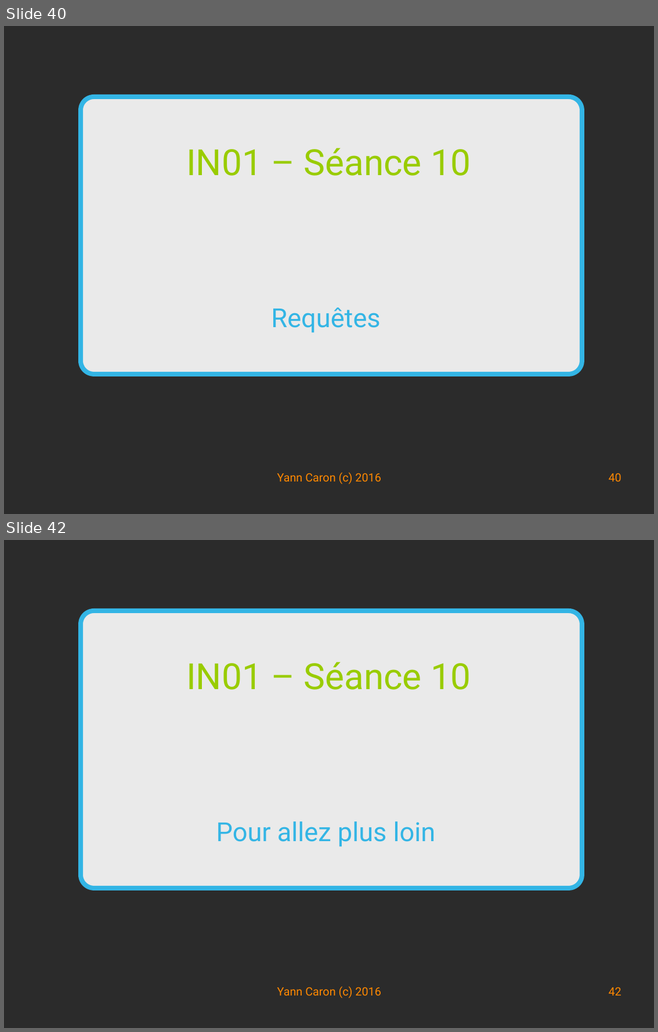
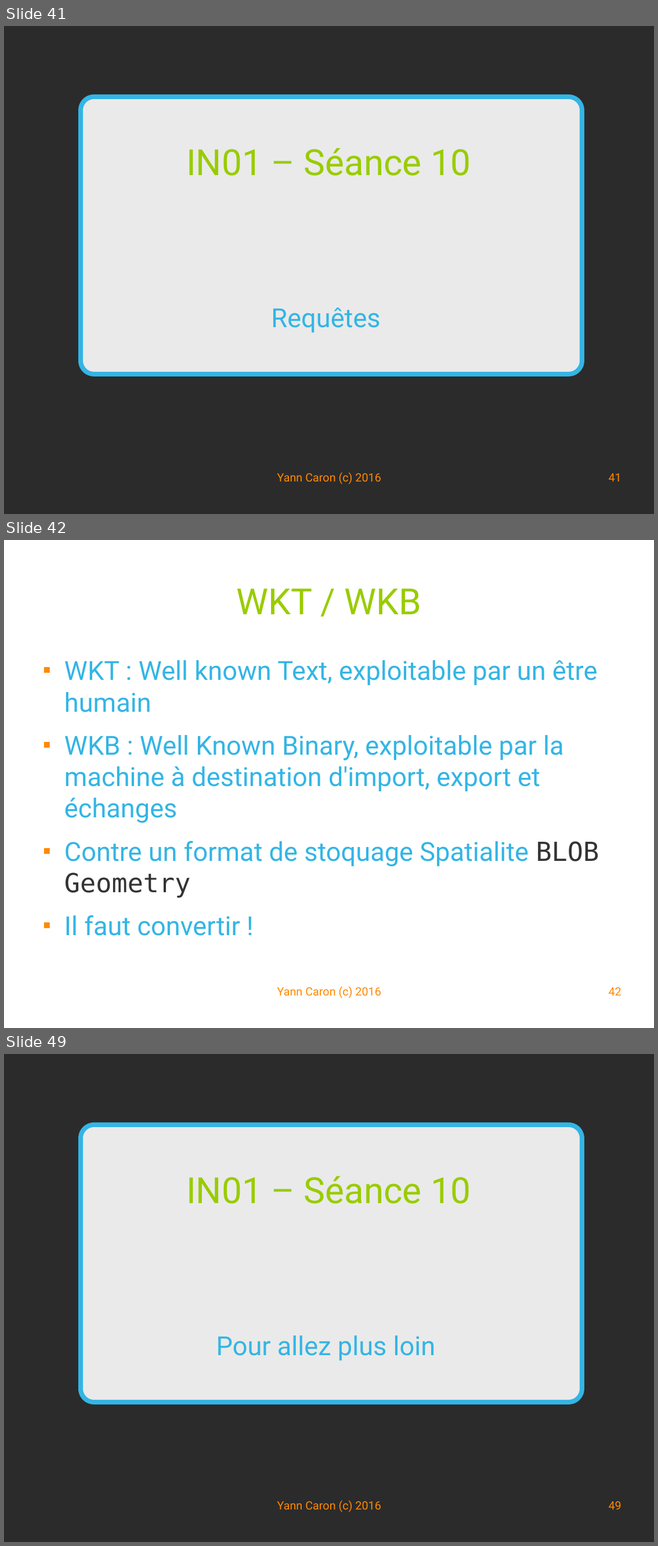
Before and after one commit to YannCaron/Android-ENSG, a slide deck: 10 - Spatialite.odp. Shown one above the other, each under a label of ours: slides 40 and 42 before the commit, slides 41, 42 and 49 after it; the slides between them are not shown. The pictures are 658x1032 and 658x1546 pixels, drawn with LibreOffice and Linux fonts; fonts in the diff are those of the drawing; background and template pictures are left out; a plain dark background stands for a picture behind light text. Boxes give left, top, right and bottom in pixels: in the first picture for what was removed or moved away, otherwise in the second. Text is boxed around its words. In the diff, an @@ line names an element or a change of style, - is before the commit and + after.

```diff
--- a/10 - Spatialite.odp
+++ b/10 - Spatialite.odp
@@ slide 42 added at box(4, 540, 654, 1028), background #FFFFFF @@
@@ title added at box(236, 588, 421, 614), 44 pt, text #99CC00 @@
+WKT / WKB
@@ text added at box(64, 660, 599, 936), 32 pt, text #33B5E5 @@
+■ WKT : Well known Text, exploitable par un être humain
+■ WKB : Well Known Binary, exploitable par la machine à destination d'import, export et échanges
+■ Contre un format de stoquage Spatialite BLOB Geometry
+■ Il faut convertir !
@@ text added at box(277, 986, 380, 998), 14 pt, text #FF8800 @@
+Yann Caron (c) 2016
@@ page number added at box(608, 987, 621, 995), 14 pt, text #FF8800 @@
+42
@@ what was slide 40 is now slide 41 @@
@@ page number at box(608, 473, 621, 481): text changed @@
-40
+41
@@ what was slide 42 is now slide 49 @@
@@ page number at box(608, 1501, 621, 1509): text changed @@
-42
+49
```
Also in this commit, not shown: 4 slides changed, 6 other slides added.
